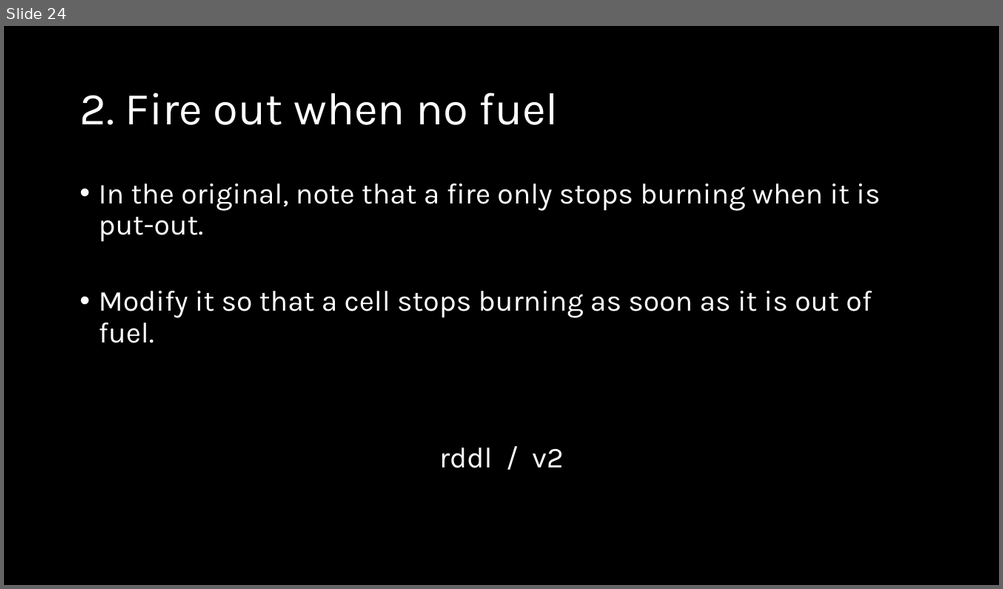
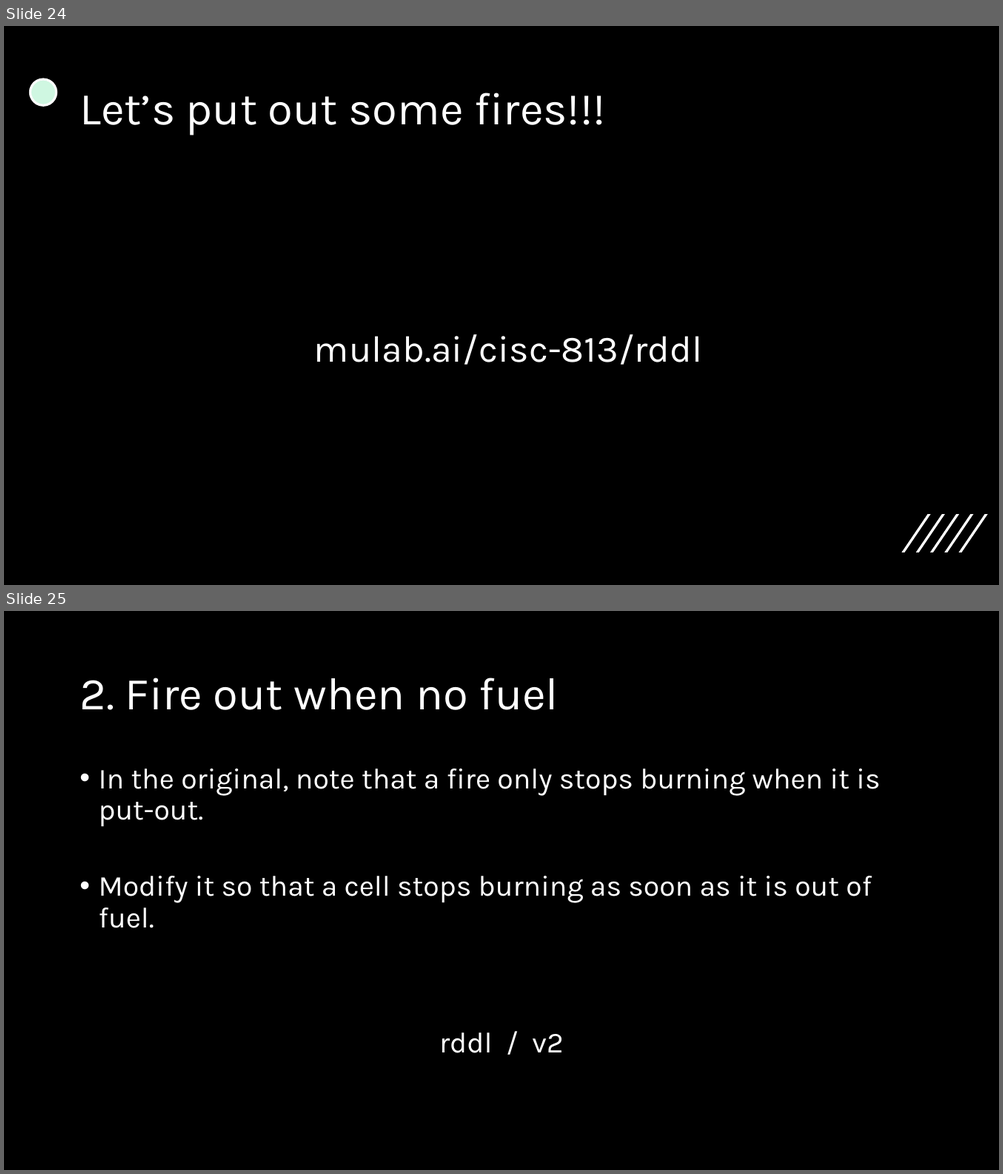
Before and after one commit to AI-Planning/modeling-in-pddl, a slide deck: exercises/cisc-813/rddl/slides.pptx. Shown one above the other, each under a label of ours: slide 24 before the commit, slides 24 and 25 after it. The pictures are 1003x589 and 1003x1174 pixels, drawn with LibreOffice and Linux fonts; fonts in the diff are those of the drawing. Boxes give left, top, right and bottom in pixels: in the first picture for what was removed or moved away, otherwise in the second. Text is boxed around its words. In the diff, an @@ line names an element or a change of style, - is before the commit and + after.

```diff
--- a/exercises/cisc-813/rddl/slides.pptx
+++ b/exercises/cisc-813/rddl/slides.pptx
@@ slide 24 added at (4,26,999,585), background #000000 @@
@@ ellipse added at (30,79,57,105), fill #CFF7E1, outline #FFFFFF 2.25 pt @@
@@ title added at (79,93,605,136), 44 pt, text #FFFFFF @@
+Let’s put out some fires!!!
@@ text added at (314,335,703,365), 36 pt, text #FFFFFF @@
+mulab.ai/cisc-813/rddl
@@ group added at (902,514,987,553): 5 freeform shapes @@
@@ what was slide 24 is now slide 25 @@
```
Also in this commit, not shown: 4 slides changed, 2 other files.
